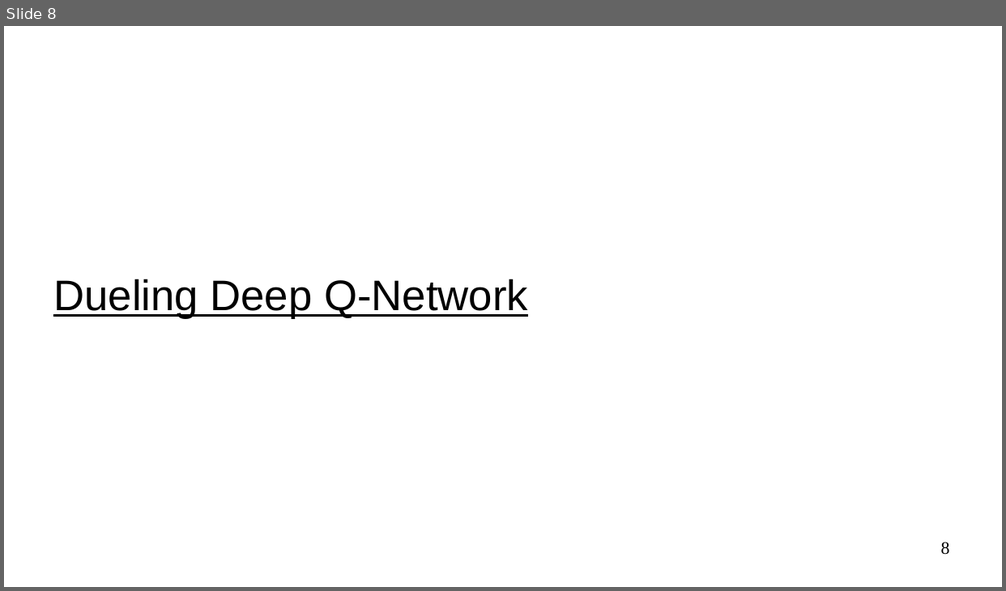
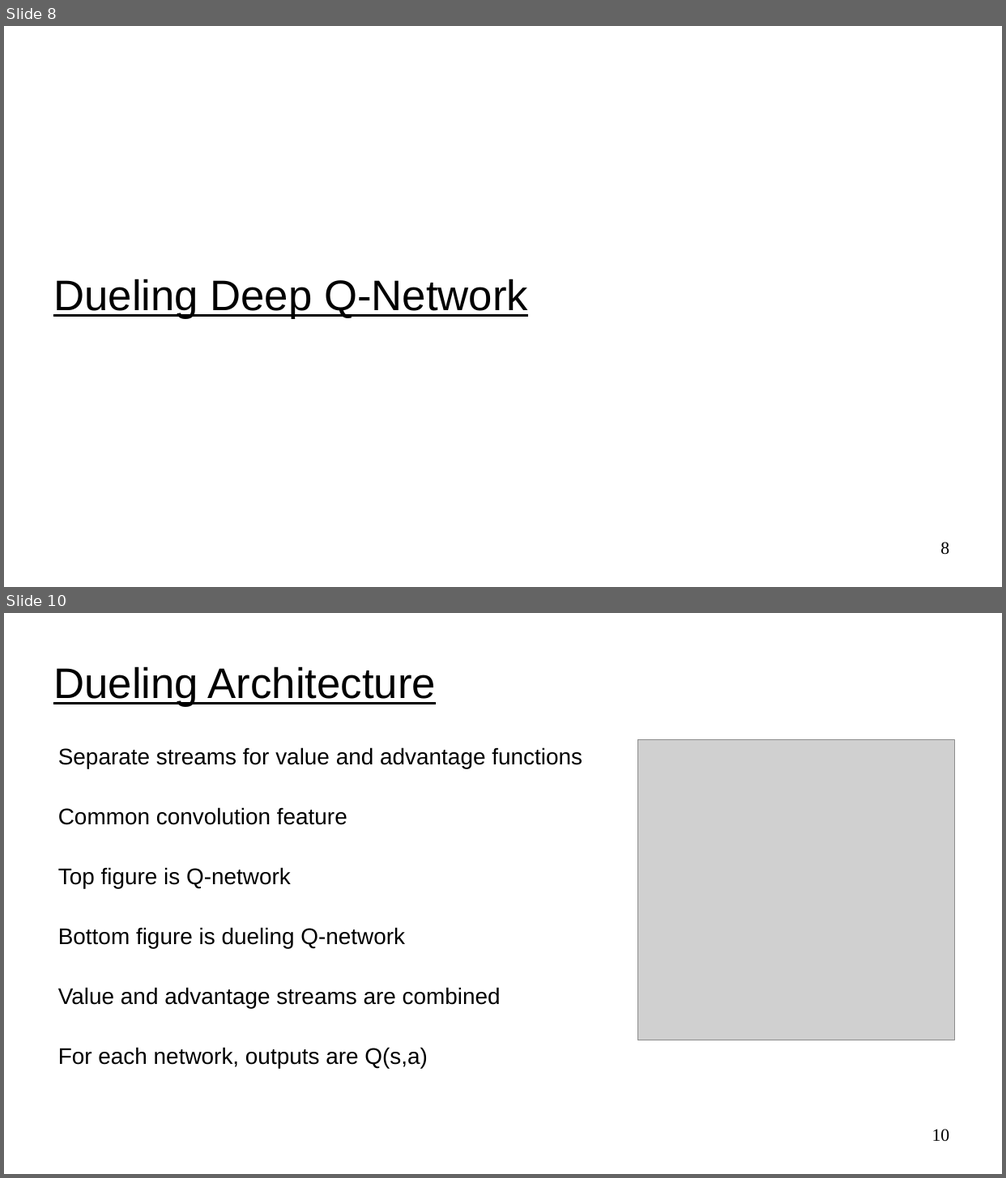
Before and after one commit to UVADS/reinforcement_learning, a slide deck: 06_deep_q_networks_extensions/dqn_extensions.ppt. Shown one above the other, each under a label of ours: slide 8 before the commit, slides 8 and 10 after it; the slides between them are not shown. The pictures are 1006x591 and 1006x1178 pixels, drawn with LibreOffice and Linux fonts; fonts in the diff are those of the drawing; grey boxes stand for pictures. Boxes give left, top, right and bottom in pixels: in the first picture for what was removed or moved away, otherwise in the second. Text is boxed around its words. In the diff, an @@ line names an element or a change of style, - is before the commit and + after.

Commit message:
added to dueling networks

```diff
--- a/06_deep_q_networks_extensions/dqn_extensions.ppt
+++ b/06_deep_q_networks_extensions/dqn_extensions.ppt
@@ slide 10 added at [4,613,1002,1174], background #FFFFFF @@
@@ title added at [53,666,436,707], 34 pt, text #000000, underline @@
+Dueling Architecture
@@ text added at [58,747,582,1068], 18 pt, text #000000 @@
+Separate streams for value and advantage functions
+Common convolution feature
+Top figure is Q-network
+Bottom figure is dueling Q-network
+Value and advantage streams are combined
+For each network, outputs are Q(s,a)
@@ picture added at [638,740,955,1041] @@
@@ page number added at [932,1129,950,1142], 14 pt, text #000000 @@
+10
```
Also in this commit, not shown: 1 slide changed, 6 other slides added.
